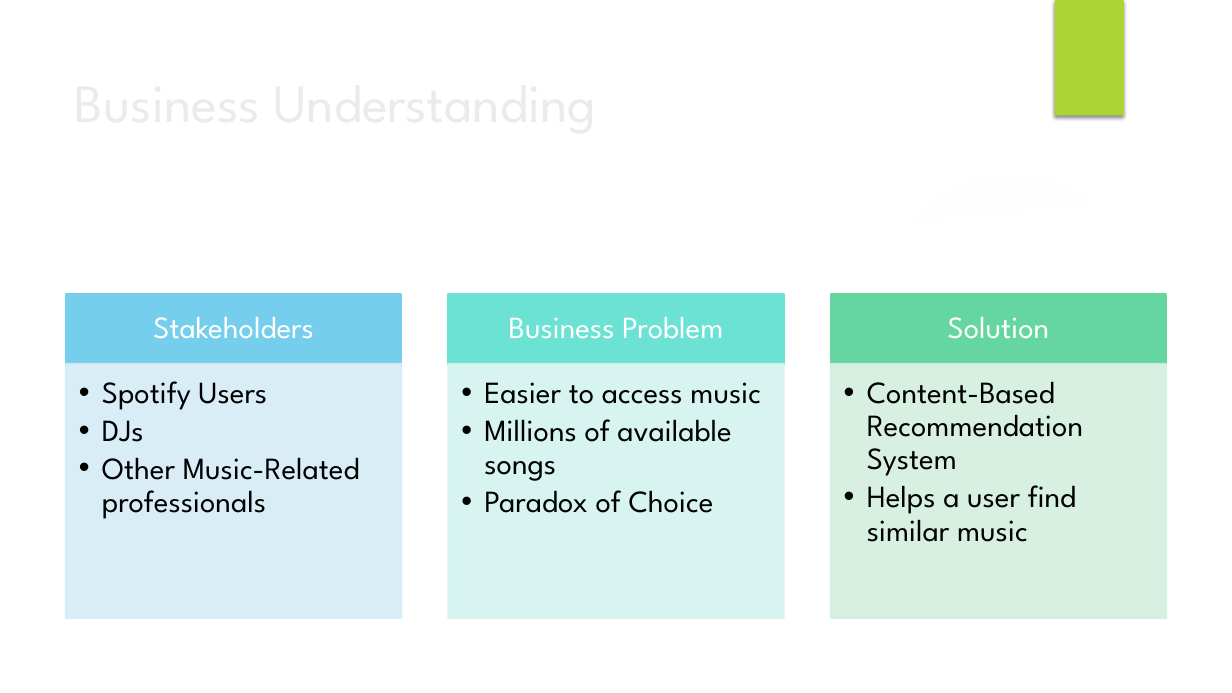
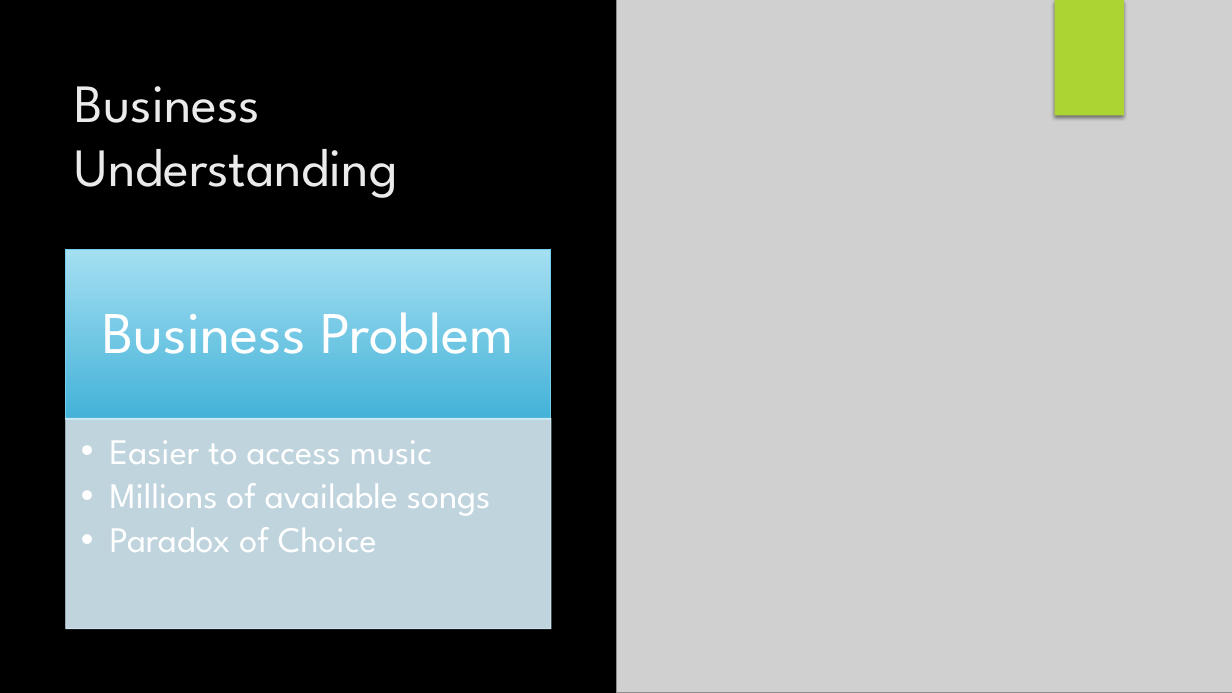
Before and after one commit to justingrisanti/dsc-capstone-project, a slide deck: slide 3 of Project Presentation.pptx. Drawn at 1232x693 pixels with LibreOffice and Linux fonts; fonts in the diff are those of the drawing; grey boxes stand for pictures; background and template pictures are left out. Boxes give left, top, right and bottom in pixels: in the first picture for what was removed or moved away, otherwise in the second. Text is boxed around its words. In the diff, an @@ line names an element or a change of style, - is before the commit and + after.

```diff
--- a/Project Presentation.pptx
+++ b/Project Presentation.pptx
@@ picture added at <box>616,0,1232,693</box> @@
@@ title "Business Understanding" rewrapped from <box>66,64,1001,166</box> to <box>75,86,398,198</box> @@
@@ freeform shape removed at <box>882,148,1232,231</box> @@
@@ freeform shape removed at <box>0,178,1232,693</box> @@
@@ ellipse removed at <box>870,169,1154,454</box> @@
@@ text "Business Problem": place and size @@
-text "Business Problem" at <box>509,317,723,339</box>
+text "Business Problem" at <box>103,312,514,354</box>
@@ text "Business Problem" at <box>103,312,514,354</box>: size 24 to 46 pt; more space between paragraphs @@
@@ rectangle: place and size @@
-rectangle at <box>66,294,401,364</box>
+rectangle at <box>66,250,551,420</box>
@@ rectangle at <box>66,250,551,420</box>: fill #75CEEC to gradient #A6DFF3 to #43B3D8; outline #75CEEC 1.5 pt to #75CEEC 0.75 pt; shadow on @@
@@ group removed at <box>102,294,1166,618</box>: 4 texts, 4 rectangles @@
-Stakeholders
-  • Spotify Users
-  • DJs
-  • Other Music-Related professionals
-Solution
-  • Content-Based Recommendation System
-  • Helps a user find similar music
@@ text "Easier to access music": place and size @@
-text "Easier to access music" at <box>484,382,761,513</box>
+text "Easier to access music" at <box>110,440,491,552</box>
@@ text "Easier to access music" at <box>110,440,491,552</box>: size 24 to 28 pt, text colour #000000 to #FFFFFF; indent changed @@
@@ rectangle: place and size @@
-rectangle at <box>66,364,401,618</box>
+rectangle at <box>66,419,551,629</box>
@@ rectangle at <box>66,419,551,629</box>: outline #D6EDF8 1.5 pt to #D6EDF8 0.75 pt @@
```
Also in this commit, not shown: 7 other slides changed, 3 slides added, 16 other files.
